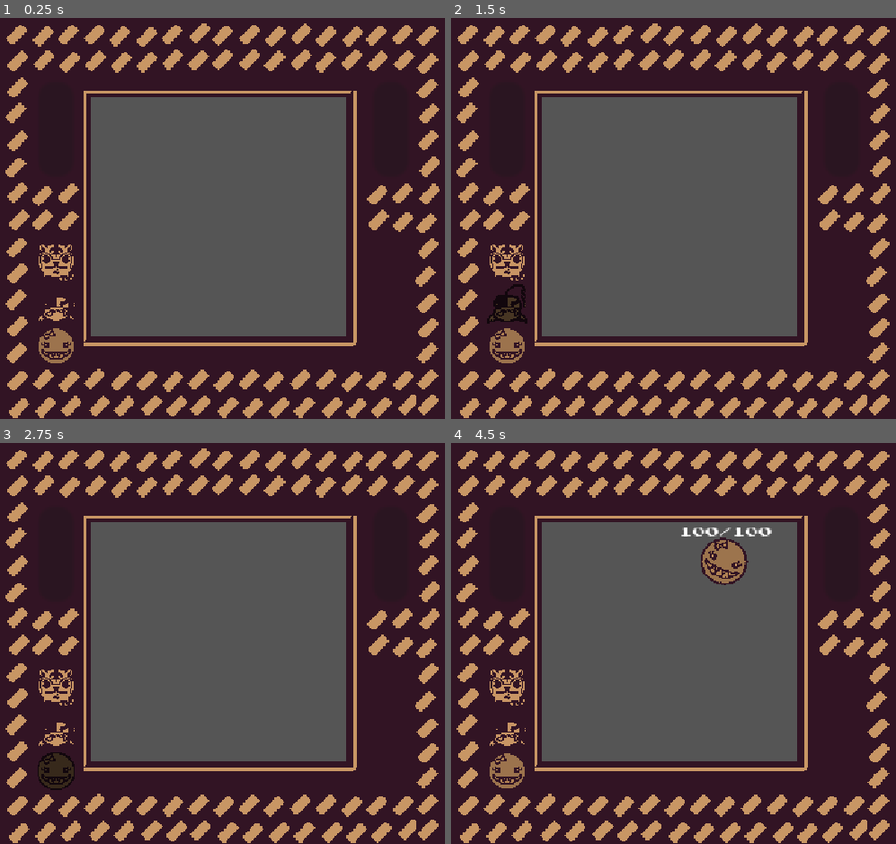
Above: before the commit, frames 1-4 (two rows, left to right).
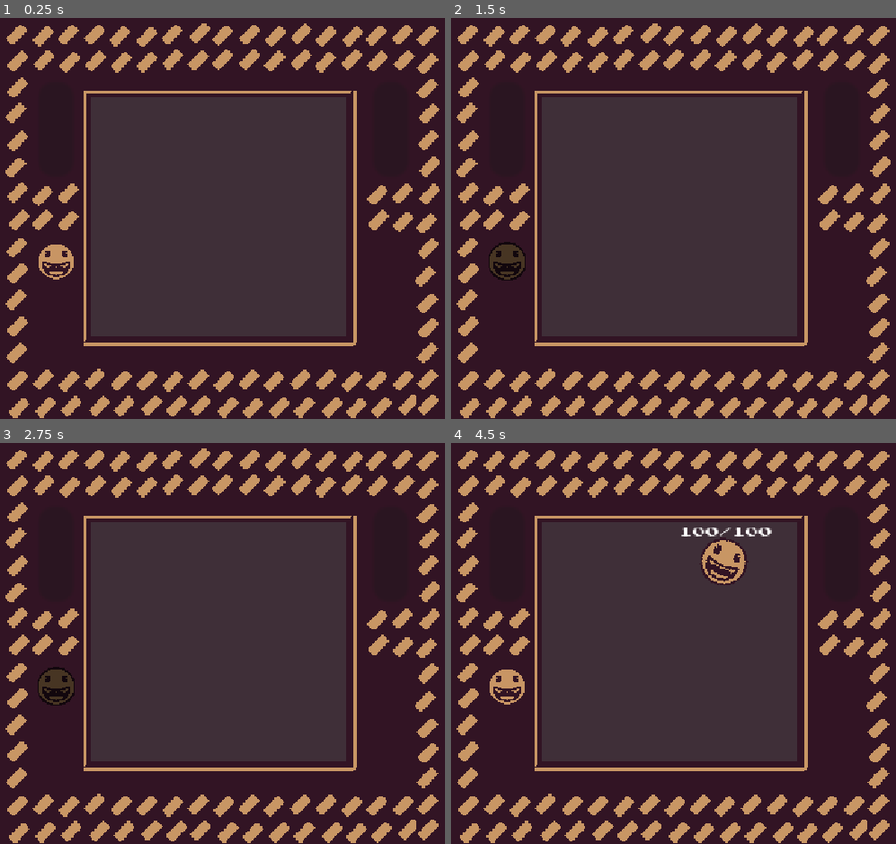
Above: after the commit, the same moments.

Repository: nusima-59487/ballbattle
Game: Godot game, scene res://main.tscn
Same seed, same stepped clock (60 frames per second), same inputs: the game is played once before the commit and once after it. This scene is started directly instead of the project's main scene.
Inputs (mouse positions are in pixels of both pictures, inside the frame that each line leads up to; where the layout moved, square brackets give the same spot in the first picture):
- Up to frame 1 (0.25 s): no input
- Up to frame 2 (1.5 s): click (504, 258) at 0.5 s; click (486, 282) [504, 302] at 1.25 s
- Up to frame 3 (2.75 s): click (35, 751) [53, 771] at 2 s
- Up to frame 4 (4.5 s): tap Enter (ui_accept) at 2.75, 3.02, 3.5, 3.77, 4.25 s; move the mouse to (669, 639) at 2.77 s; hold Right (ui_right) 2.78-3.53 s; click (669, 639) at 2.85 s; move the mouse to (526, 663) at 3.52 s; hold Down (ui_down) 3.53-4.28 s; tap Space at 3.6 s; move the mouse to (740, 551) at 4.27 s; hold Right (ui_right) from 4.28 s (still down); click (740, 551) at 4.35 s

The runs differ from the first frame. In frame 1, 35% of the frame differs, in the area x 8-78%, y 19-87%; in frame 2, 36%; in frame 3, 35%; in frame 4, 35%.

Commit message:
background

Diff:
--- a/level.tscn
+++ b/level.tscn
@@ -69,6 +69,7 @@
 
 [node name="AudioStreamPlayer2D" type="AudioStreamPlayer2D" parent="." unique_id=211825177]
 stream = ExtResource("1_f2txt")
+max_distance = 4096.0
 
 [node name="TileMapLayerTrain1" type="TileMapLayer" parent="." unique_id=690689305]
 tile_map_data = PackedByteArray("AAD3//r/AAABAAEAAAD3//v/AAABAAEAAAD3//z/AAABAAEAAAD3//3/AAABAAEAAAD3//7/AAABAAEAAAD3// …(112352 unchanged characters)…
--- a/main.tscn
+++ b/main.tscn
@@ -1,7 +1,8 @@
 [gd_scene format=3 uid="uid://cmduosksoq088"]
 
-[ext_resource type="Texture2D" uid="uid://dgkq1kwux1mwh" path="res://assets/battle_background.png" id="1_0xm2m"]
 [ext_resource type="Script" uid="uid://x3ycjt64tjcq" path="res://scripts/battle.gd" id="1_1bvp3"]
+[ext_resource type="Texture2D" uid="uid://d1c1f8k2c38k2" path="res://assets/battle_background (4).png" id="2_0xm2m"]
+[ext_resource type="Texture2D" uid="uid://bhlg3tt38itct" path="res://assets/New Piskel (12).png" id="3_h2yge"]
 
 [sub_resource type="RectangleShape2D" id="RectangleShape2D_i1io4"]
 size = Vector2(275, 34)
@@ -15,10 +16,16 @@
 [node name="Node2D" type="Node2D" unique_id=315661774]
 script = ExtResource("1_1bvp3")
 
+[node name="NewPiskel(12)" type="Sprite2D" parent="." unique_id=1445850445]
+modulate = Color(1, 1, 1, 0.5176471)
+position = Vector2(-1, 0)
+scale = Vector2(3.625, 3.46875)
+texture = ExtResource("3_h2yge")
+
 [node name="Sprite2D_bg" type="Sprite2D" parent="." unique_id=1703523905]
 position = Vector2(0, 3.0517578e-05)
 scale = Vector2(0.3218243, 0.33301547)
-texture = ExtResource("1_0xm2m")
+texture = ExtResource("2_0xm2m")
 
 [node name="BounceAreaBound" type="StaticBody2D" parent="." unique_id=1196473772]
 
--- a/scripts/game_instance.gd
+++ b/scripts/game_instance.gd
@@ -1,7 +1,7 @@
 extends Node
 
 var player_balls_available: Array[String] = []
-var player_balls_lineup: Array[String] = ["bijabilli", "angler","lovity"]
+var player_balls_lineup: Array[String] = ["verity"]
 
 var current_enemy_balls: Array[String];
 
Binary file added: assets/New Piskel (12).png
Not shown, added: assets/New Piskel (12).png.import
Binary file added: assets/battle_background (4).png
Not shown, added: assets/battle_background (4).png.import
